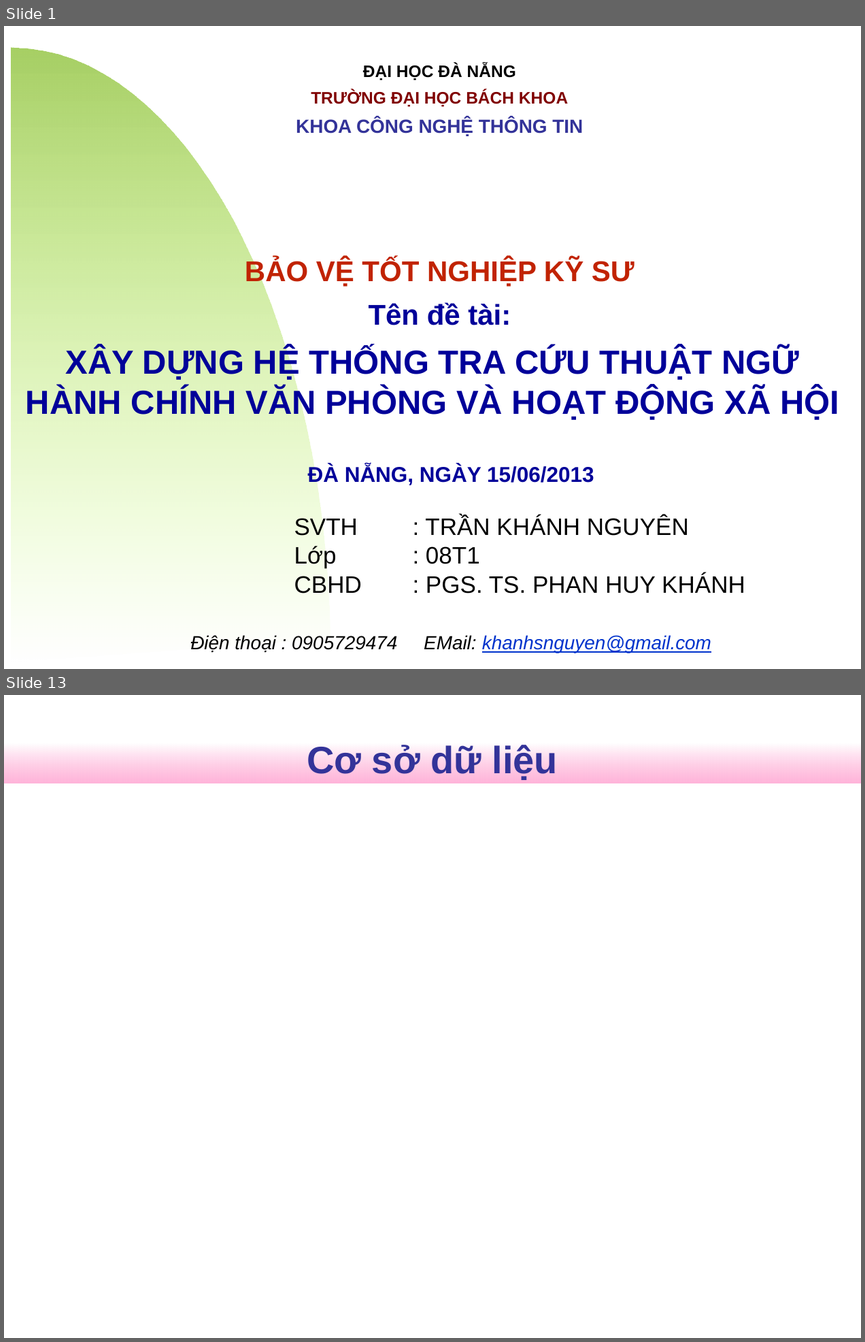
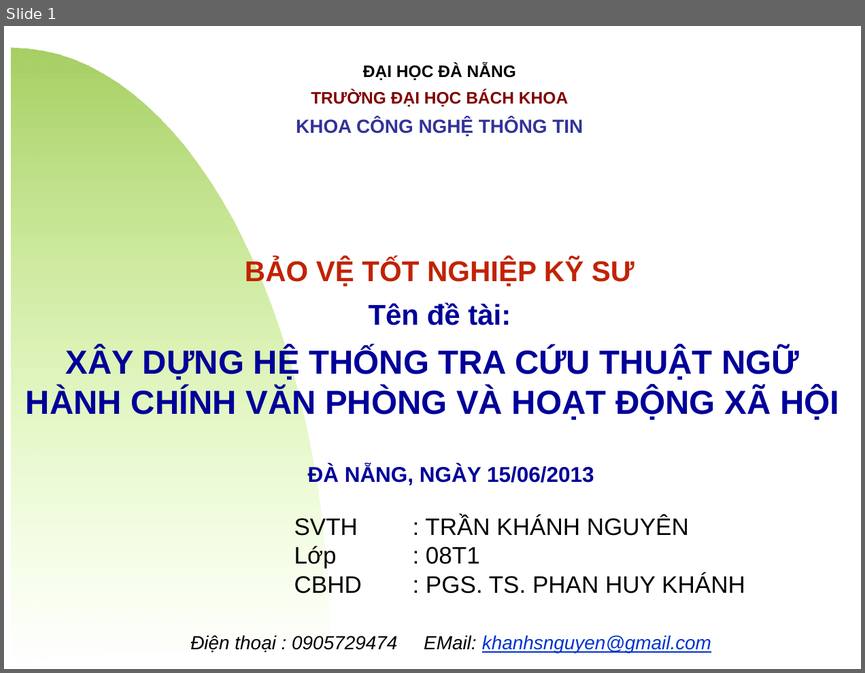
Before and after one commit to nguyentk90/tra-cuu-thuat-ngu-hanh-chinh, a slide deck: Documents/slideN2013.ppt. Shown one above the other, each under a label of ours: slides 1 and 13 before the commit, slide 1 after it; the slides between them are not shown. The pictures are 865x1342 and 865x673 pixels, drawn with LibreOffice and Linux fonts; fonts in the diff are those of the drawing; background and template pictures are left out. Boxes give left, top, right and bottom in pixels: in the first picture for what was removed or moved away, otherwise in the second. Text is boxed around its words. In the diff, an @@ line names an element or a change of style, - is before the commit and + after.

```diff
--- a/Documents/slideN2013.ppt
+++ b/Documents/slideN2013.ppt
@@ slide 13 removed at (4,695,861,1338), background #FFFFFF @@
@@ rectangle removed at (4,743,861,783) @@
@@ title removed at (307,743,558,780) @@
-Cơ sở dữ liệu
```
Also in this commit, not shown: 15 slides changed, 2 slides added, 2 other slides removed, 1 other file.
